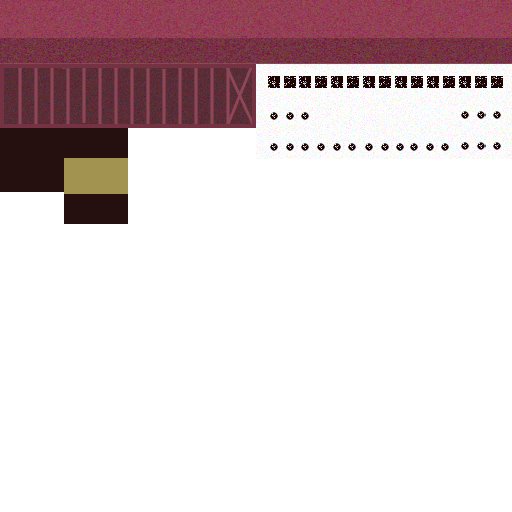
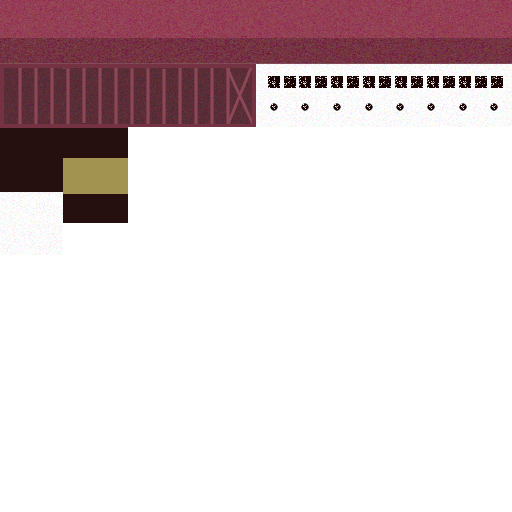
The second 512 x 512 image is a revision of the first. Changes to its layers:
renamed "Background" to "laker.png", painted on it over [0, 99, 512, 255]
